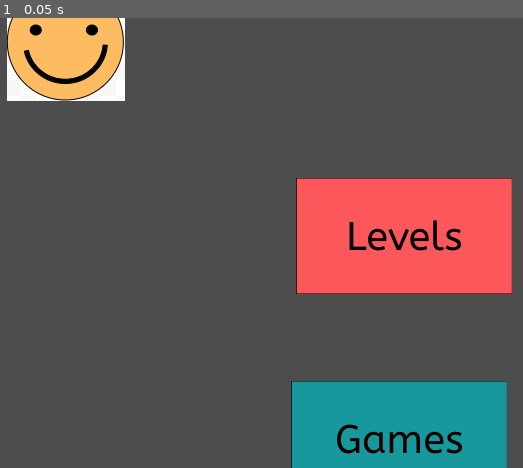
Above: before the commit, frame 1.
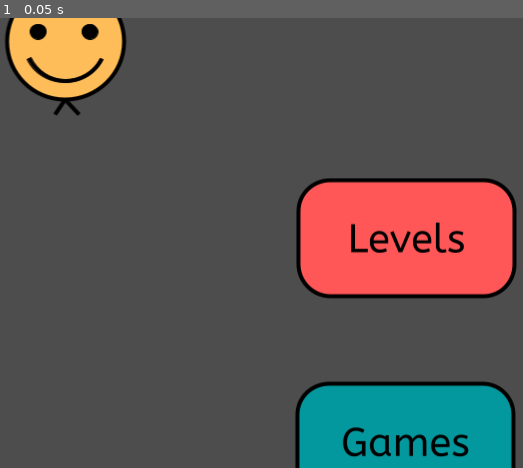
Above: after the commit, the same moment.

Repository: Potato3o/TokaGames
Game: Godot game, scene res://MainScene.tscn
Same seed, same stepped clock (60 frames per second), same inputs: the game is played once before the commit and once after it.
Inputs:
- Up to frame 1 (0.05 s): no input

The runs differ from the first frame. In frame 1, 5.8% of the frame differs, in the area x 0-99%, y 0-100%.
Error before the commit: Parse Error: Expected indented block after function declaration. (res://Scripts/DragButton.gd:23)

Commit message:
5/18 backup - functioning caterpillar with updated sprites

Diff:
--- a/TokaGames-main 4/MainScene.tscn
+++ b/TokaGames-main 4/MainScene.tscn
@@ -1,10 +1,23 @@
-[gd_scene load_steps=6 format=3 uid="uid://b6prijuu4vfps"]
+[gd_scene load_steps=8 format=3 uid="uid://b6prijuu4vfps"]
 
-[ext_resource type="Texture2D" uid="uid://b1us23h2ejcwo" path="res://Screen Shot 2023-05-05 at 8.36.04 AM.png" id="1_n7yjl"]
+[ext_resource type="Texture2D" uid="uid://ceeptcbh34lxw" path="res://caterpillarSprites.png" id="1_6k4o2"]
 [ext_resource type="Script" path="res://Scripts/DragButton.gd" id="2"]
 [ext_resource type="Script" path="res://games button.gd" id="2_yjjn8"]
-[ext_resource type="Texture2D" uid="uid://dkdfcw43q4nwm" path="res://Screen Shot 2023-05-05 at 8.36.58 AM.png" id="3_3drfm"]
-[ext_resource type="Texture2D" uid="uid://bu1of224itg6p" path="res://caterpillar/smileyCircle.png" id="5_fantv"]
+
+[sub_resource type="AtlasTexture" id="AtlasTexture_v167t"]
+atlas = ExtResource("1_6k4o2")
+region = Rect2(54.025, 37.2715, 221.296, 120.893)
+
+[sub_resource type="AtlasTexture" id="AtlasTexture_qx2ar"]
+atlas = ExtResource("1_6k4o2")
+region = Rect2(50.079, 213.776, 225.277, 123.671)
+
+[sub_resource type="AtlasTexture" id="AtlasTexture_du1la"]
+atlas = SubResource("AtlasTexture_qx2ar")
+
+[sub_resource type="AtlasTexture" id="AtlasTexture_jcg17"]
+atlas = ExtResource("1_6k4o2")
+region = Rect2(368.391, 344.942, 124.009, 148.811)
 
 [node name="Node2D" type="Node2D"]
 
@@ -12,12 +25,12 @@
 
 [node name="Levels button" type="TouchScreenButton" parent="."]
 position = Vector2(-104, -65)
-texture_normal = ExtResource("1_n7yjl")
+texture_normal = SubResource("AtlasTexture_v167t")
 script = ExtResource("2")
 
 [node name="games button" type="TouchScreenButton" parent="."]
 position = Vector2(-109, 138)
-texture_normal = ExtResource("3_3drfm")
+texture_normal = SubResource("AtlasTexture_du1la")
 script = ExtResource("2_yjjn8")
 
 [node name="games menu" type="Camera2D" parent="."]
@@ -28,7 +41,7 @@
 
 [node name="Smiley" type="Sprite2D" parent="." groups=["caterpillar"]]
 position = Vector2(-334, -201)
-texture = ExtResource("5_fantv")
+texture = SubResource("AtlasTexture_jcg17")
 
 [connection signal="pressed" from="Levels button" to="Levels button" method="_on_pressed"]
 [connection signal="pressed" from="games button" to="games button" method="_on_pressed"]
--- a/TokaGames-main 4/Scripts/DragButton.gd
+++ b/TokaGames-main 4/Scripts/DragButton.gd
@@ -5,13 +5,20 @@
 
 
 
-var colors = ["res://caterpillar/redCircle.png","res://caterpillar/blueCircle.png","res://caterpillar/yellowCircle.png"]
+var colorsX = [368.391,370.163,368.391]
+var colorsY = [183.73,18.974,569.161]
+var colorsW = [122.238,122.238,124.009]
+var colorsH = [134.639,138.182,136.41]
+var atlas
 var index = 0
 var x = 1
 func _caterpillar(i):
 	for a in range(i):
+		atlas = AtlasTexture.new()
 		var circle = Sprite2D.new()
-		circle.texture = load(colors[index])
+		atlas.atlas = load("res://caterpillarSprites.png")
+		atlas.region = Rect2(colorsX[index],colorsY[index],colorsW[index],colorsH[index],)
+		circle.texture = atlas
 		index = index+1
 		if index == 3:
 			index = 0
@@ -23,3 +30,4 @@
 func _on_pressed():
 	#$"../levels menu".enabled = true
 	#$"../levels menu".make_current()
+	_caterpillar(1)
Binary file added: TokaGames-main 4/caterpillarSprites.png
Not shown, added: TokaGames-main 4/caterpillarSprites.png.import
